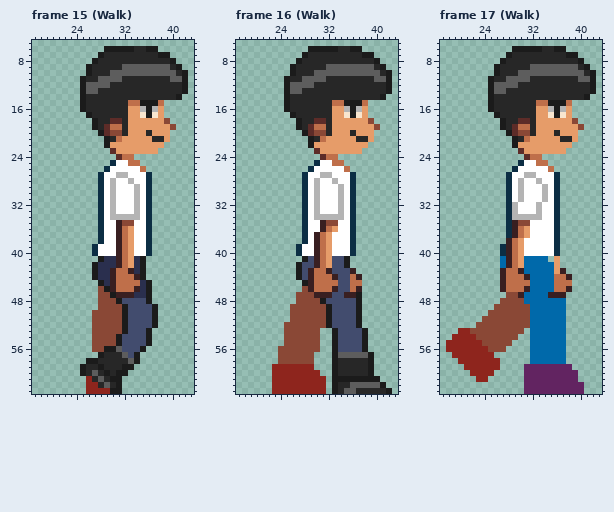
Two states of a pixel-art file, TheDreams/Assets/Character/Images/MainCharacter/Sprite-0001.aseprite. Above, as it was before the edit.
64x64 pixels, 18 frames. Shown: frame 15 (Walk): x 17..43, y 5..63; frame 16 (Walk): x 17..43, y 5..63; frame 17 (Walk): x 17..43, y 5..63. The commit also changed other frames, which this record leaves out.
After the commit:
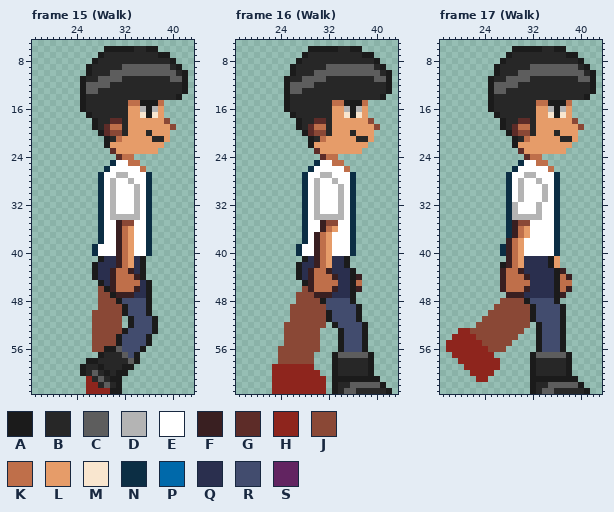
Palette (. is transparent): A #1b1b1b  B #272727  C #5d5d5d  D #b4b4b4  E #ffffff  F #391f21  G #5d2c28  H #8e251d  J #8a4836  K #bf6f4a  L #e69c69  M #f9e6cf  N #0c2e44  P #0069aa  Q #2a2f4e  R #424c6e  S #622461
Difference:
Changed rows in their new state; - is an unchanged pixel.
Frame 15 (Walk), layer "Leg":
first column x 32:
49 ----A.
50 ----A.
51 .A----
52 .A----
53 ----RA
Frame 16 (Walk), layers "Hand#2", "Leg":
first column x 28:
41 -Q---QQ----
42 QQ---QQ----
43 Q----QQQA--
44 Q-----QQA--
45 ------QQA--
46 ------QQA--
47 -----QQQA.-
48 --------A.-
49 ----R------
52 ----.A---RA
53 -----.A----
54 -----.A----
55 -----.A----
56 -----.A----
Frame 17 (Walk), layers "Hand#2", "Leg#2", "Leg":
first column x 27:
41 .---QQQQA------
42 A---QQQQA------
43 ----QQQQQA-----
44 -----QQQQA-----
45 -----QQQQA-----
46 -----QQQQA-----
47 -FF-QQQQQA-----
48 ----ARRRRA.----
49 -----ARRRRA----
50 -----ARRRRA----
51 -----ARRRRA----
52 -----.ARRRA----
53 -----.ARRRA----
54 -----.ARRRA----
55 -----.ARRRA----
56 -----.ARRRA----
57 -----ACCCCCA---
58 -----ABBBBBA---
59 ----.ABBBBBA---
60 ----.ABBBBBA.--
61 ----.AAAAAAAA--
62 ----.ABBCCCCCA-
63 ----.ABCCBBBBBA
Pixel boxes of the changes (left, top, right, bottom) in both pictures:
changed: (122, 304, 158, 334)
changed: (302, 256, 368, 352)
changed: (500, 256, 590, 394)
